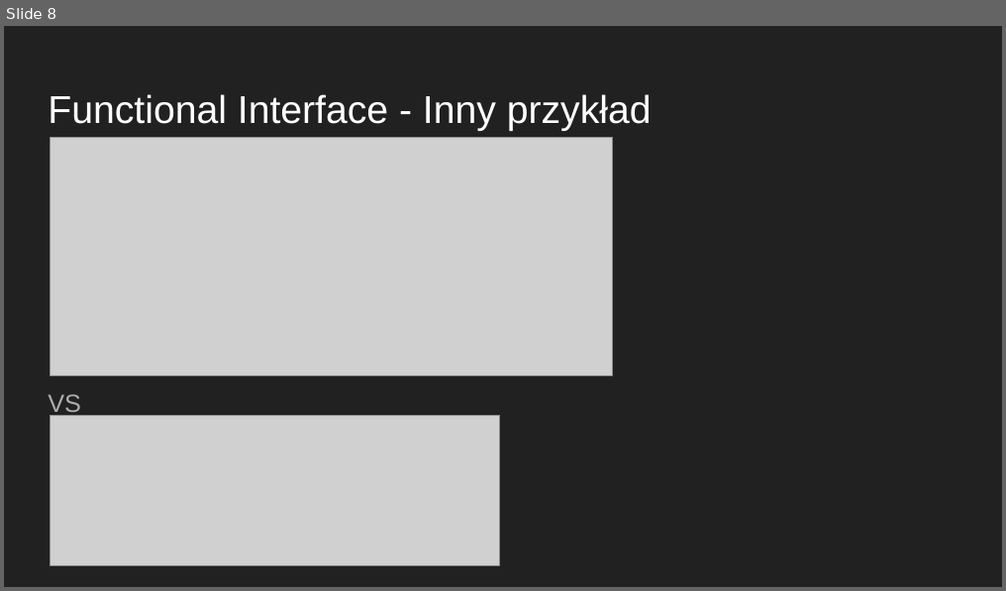
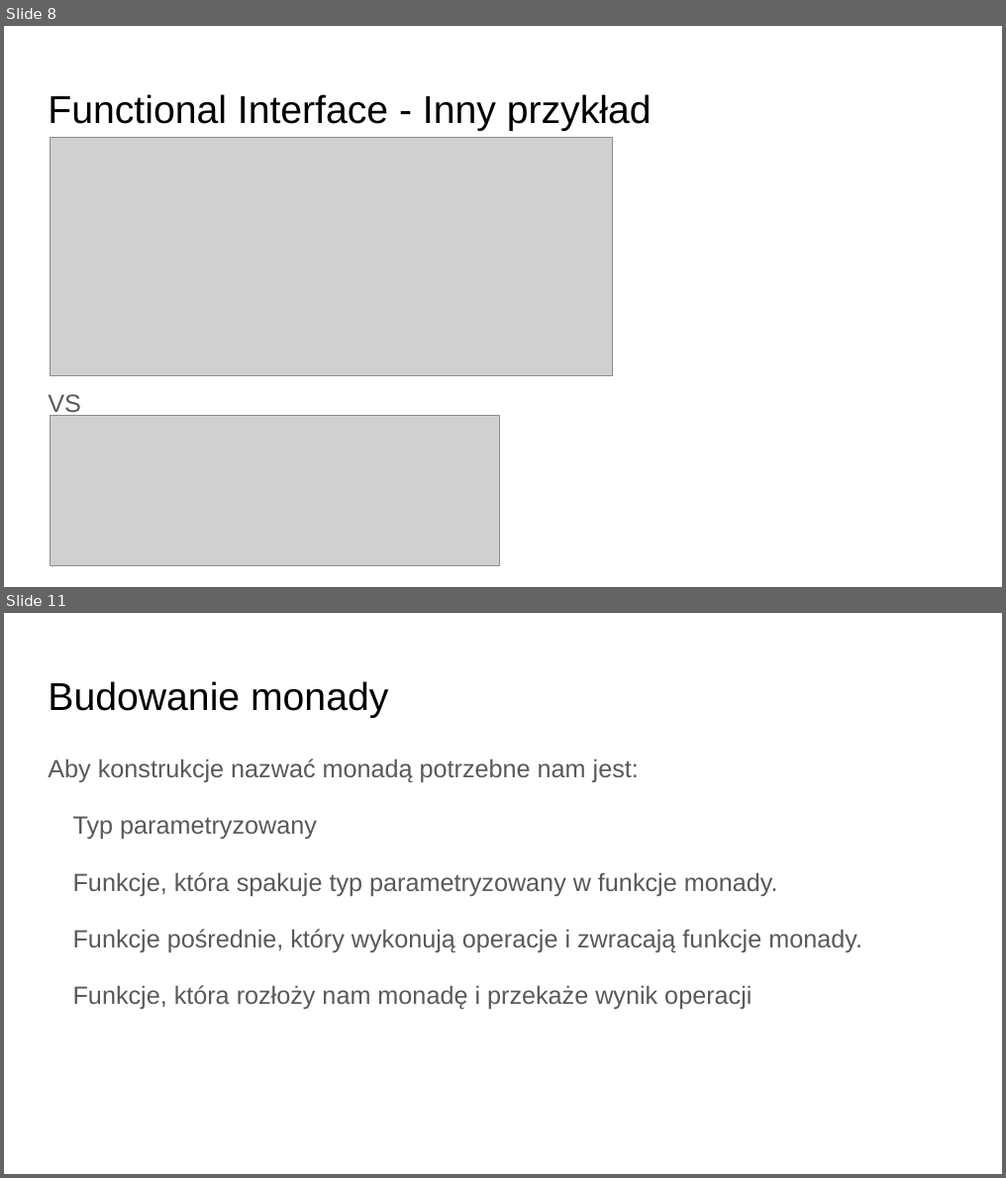
Before and after one commit to jkornacki/java8Lambda, a slide deck: Java8.pptx. Shown one above the other, each under a label of ours: slide 8 before the commit, slides 8 and 11 after it; the slides between them are not shown. The pictures are 1006x591 and 1006x1178 pixels, drawn with LibreOffice and Linux fonts; fonts in the diff are those of the drawing; grey boxes stand for pictures. Boxes give left, top, right and bottom in pixels: in the first picture for what was removed or moved away, otherwise in the second. Text is boxed around its words. In the diff, an @@ line names an element or a change of style, - is before the commit and + after.

```diff
--- a/Java8.pptx
+++ b/Java8.pptx
@@ slide 11 added at [4,613,1002,1174], background #FFFFFF @@
@@ title added at [48,681,388,718], 28 pt, text #000000 @@
+Budowanie monady
@@ text added at [48,759,862,1009], 18 pt, text #595959 @@
+Aby konstrukcje nazwać monadą potrzebne nam jest:
+Typ parametryzowany
+Funkcje, która spakuje typ parametryzowany w funkcje monady.
+Funkcje pośrednie, który wykonują operacje i zwracają funkcje monady.
+Funkcje, która rozłoży nam monadę i przekaże wynik operacji
@@ slide 8 changed as well @@
@@ background #212121 to #FFFFFF @@
@@ title "Functional Interface - Inny przykład" at [48,94,651,131]: text colour #FFFFFF to #000000 @@
@@ text "VS" at [48,394,81,418]: text colour #ADADAD to #595959 @@
```
Also in this commit, not shown: 9 other slides changed, 12 other slides added, 2 slides removed, 4 other files.
